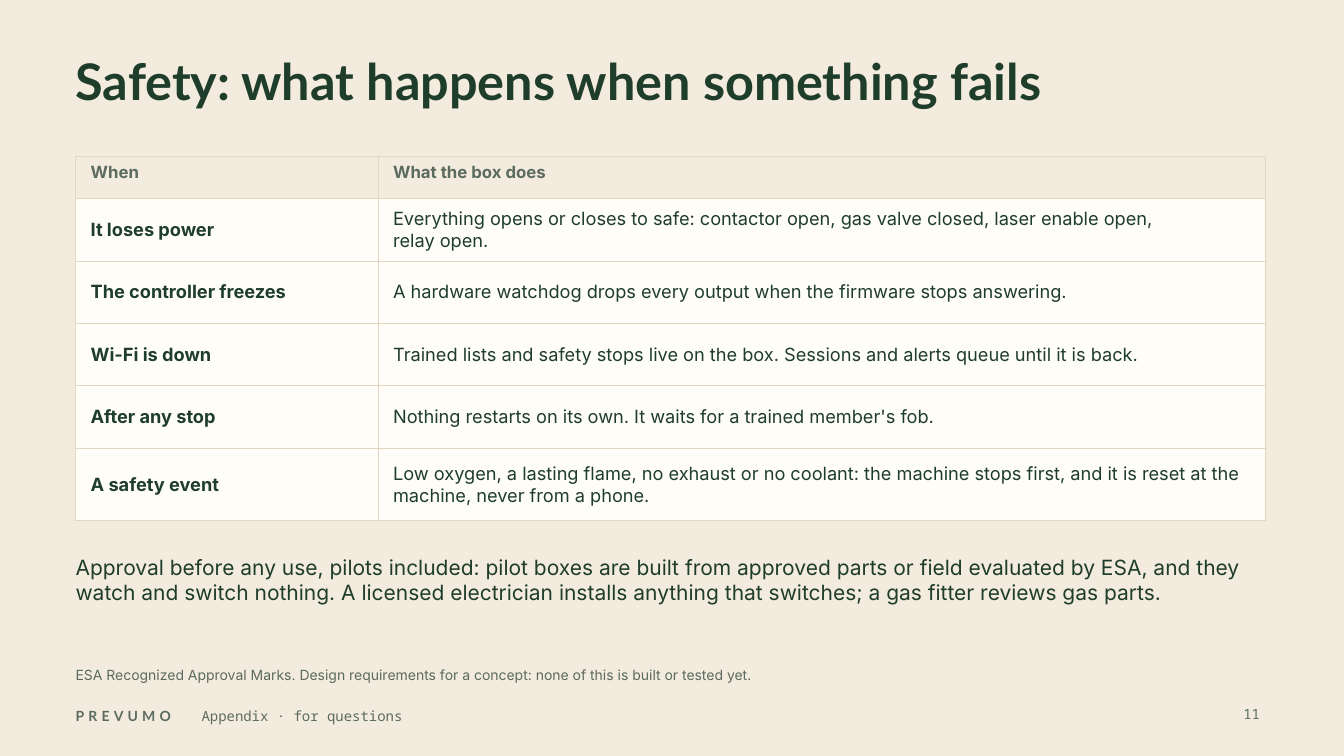
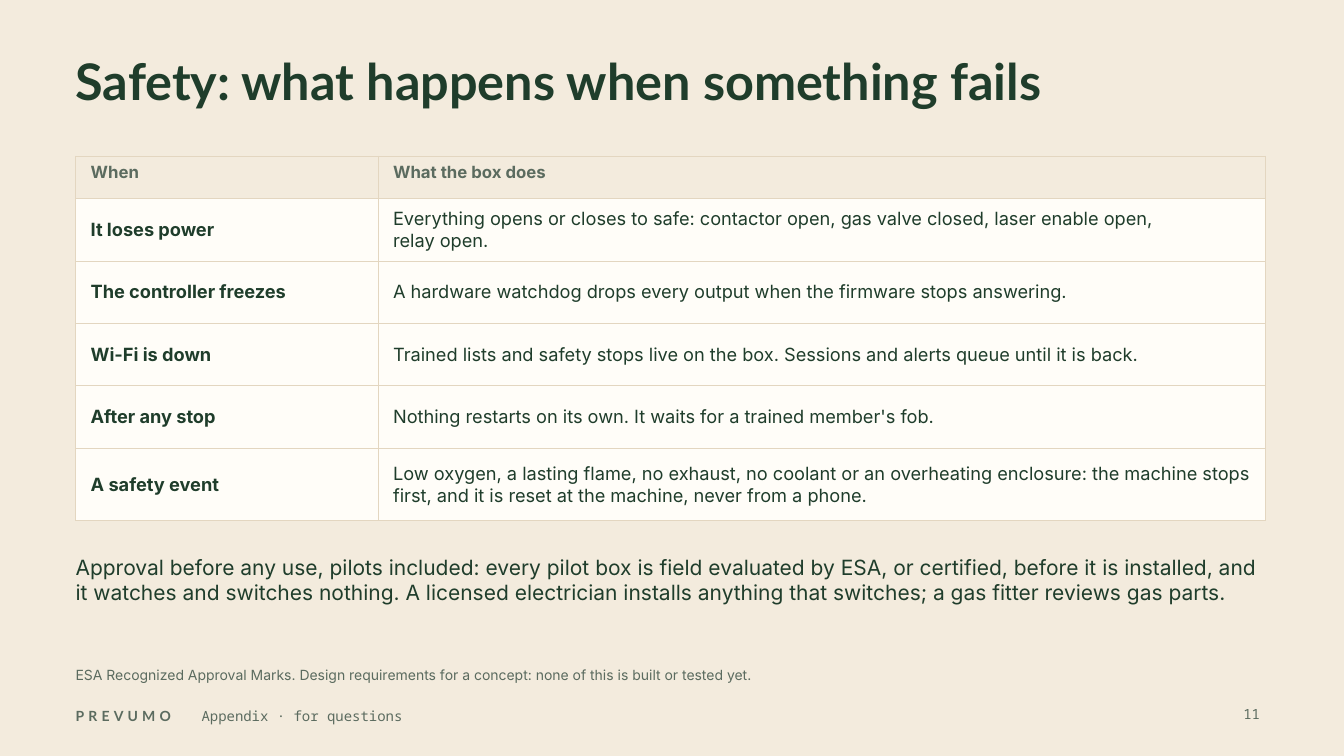
Before and after one commit to WAHB22/wahbs-world, a slide deck: slide 11 of prevumo/deliverables/final/PREVUMO-final.pptx. Drawn at 1344x756 pixels with LibreOffice and Linux fonts; fonts in the diff are those of the drawing. Boxes give left, top, right and bottom in pixels: in the first picture for what was removed or moved away, otherwise in the second. Text is boxed around its words. In the diff, an @@ line names an element or a change of style, - is before the commit and + after.

```diff
--- a/prevumo/deliverables/final/PREVUMO-final.pptx
+++ b/prevumo/deliverables/final/PREVUMO-final.pptx
@@ table at [76, 156, 1265, 510] @@
-row 6, column 2: Low oxygen, a lasting flame, no exhaust or no coolant: the machine stops first, and it is reset at the machine, never from a phone.
+row 6, column 2: Low oxygen, a lasting flame, no exhaust, no coolant or an overheating enclosure: the machine stops first, and it is reset at the machine, never from a phone.
@@ text at [76, 559, 1256, 605]: text changed @@
-Approval before any use, pilots included: pilot boxes are built from approved parts or field evaluated by ESA, and they watch and switch nothing. A licensed electrician installs anything that switches; a gas fitter reviews gas parts.
+Approval before any use, pilots included: every pilot box is field evaluated by ESA, or certified, before it is installed, and it watches and switches nothing. A licensed electrician installs anything that switches; a gas fitter reviews gas parts.
```
Also in this commit, not shown: 9 other slides changed, 11 other files.
